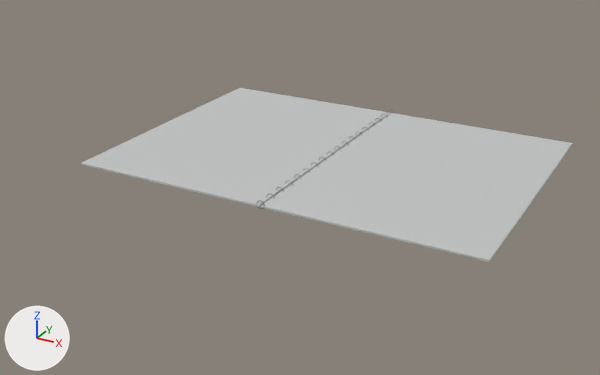
An edit to the glTF model Assets/3D_Models/Notebooks.glb, drawn before and after from the same camera.
One viewpoint serves both versions: a 50 mm camera at (0.655, -1.025, 0.447) aimed at (0.114, -0.042, -0.044). Arrows for +X, +Y and +Z are at lower left; the lights stay in place. Where no turn or scale is listed for an object, it has been applied to the vertices. Vertices at the same position are counted once.

In view in the first picture: 'OpenNotebook', 'Paper'.
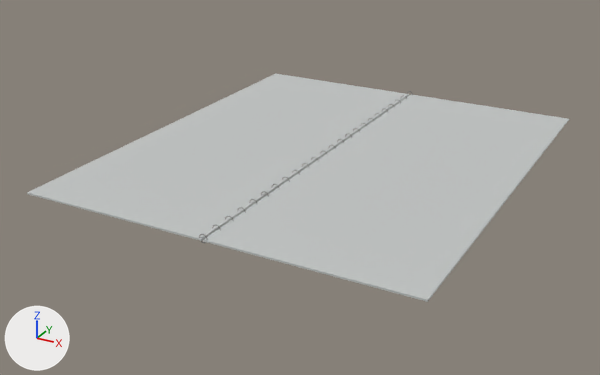
Location of each change, [x1, y1, x2, y2] in pixels of the pictures (600 x 375 px):
'OpenNotebook', mesh rescaled, moved (17% wider, 39% taller): before [261, 113, 573, 262]; after [203, 94, 569, 302]
'Paper', mesh rescaled (24% wider, 40% taller): before [81, 88, 390, 207]; after [27, 74, 409, 241]

What the commit changed:
me_paper has 8 vertices, 12 faces and spans x -0.148..0.148, y -0.21..0.21, z -0.001..0.001.
me_paper is used by ob_paper; location (-0.002, 0.0, 0.001).
me_paper part 1: the whole mesh is scaled about its middle by (0.933, 1.54, 1).
me_opennotebook has 8 vertices, 12 faces and spans x -0.148..0.148, y -0.21..0.21, z -0.001..0.001.
me_opennotebook is used by ob_opennotebook; location (0.299, 0.0, 0.001).
me_opennotebook part 2: the whole mesh is scaled about its middle by (0.933, 1.54, 1).
Object 'OpenNotebook' (ob_opennotebook) moves from (0.299, 0.0, 0.001) to (0.279, 0.0, 0.001).
